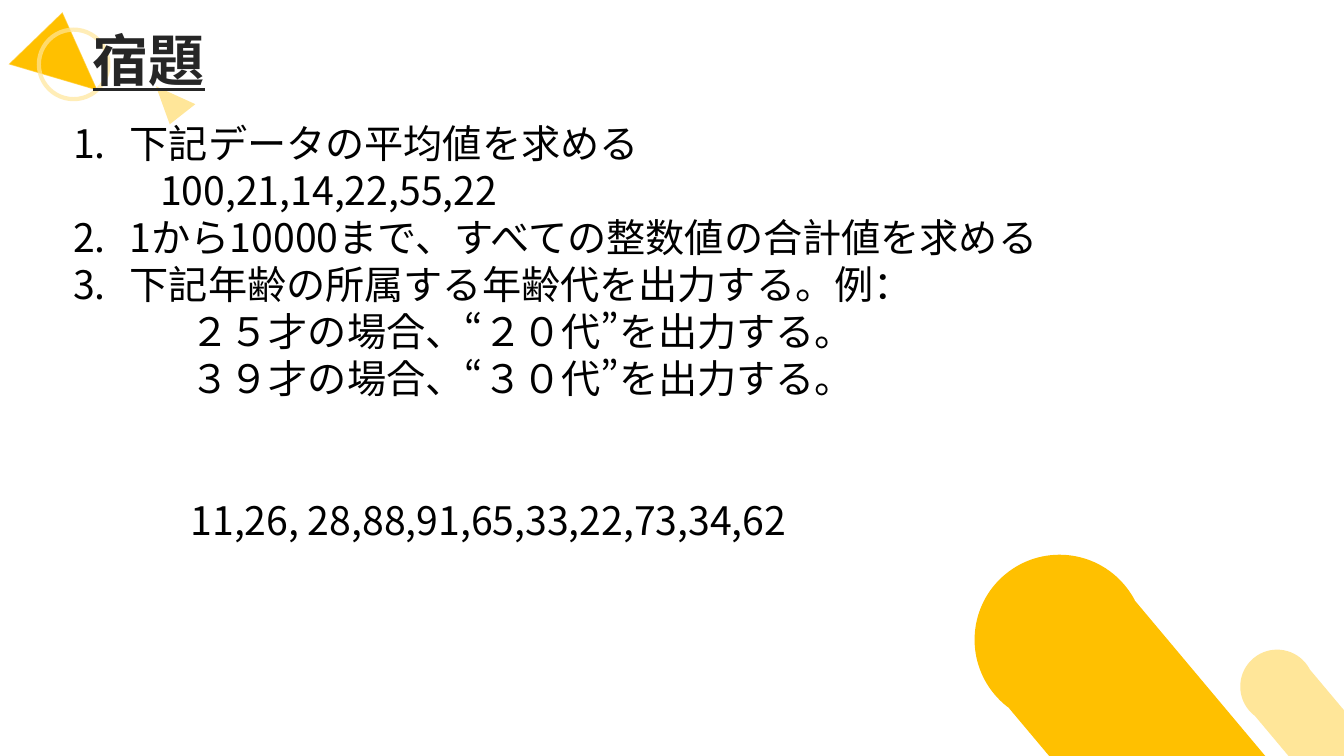
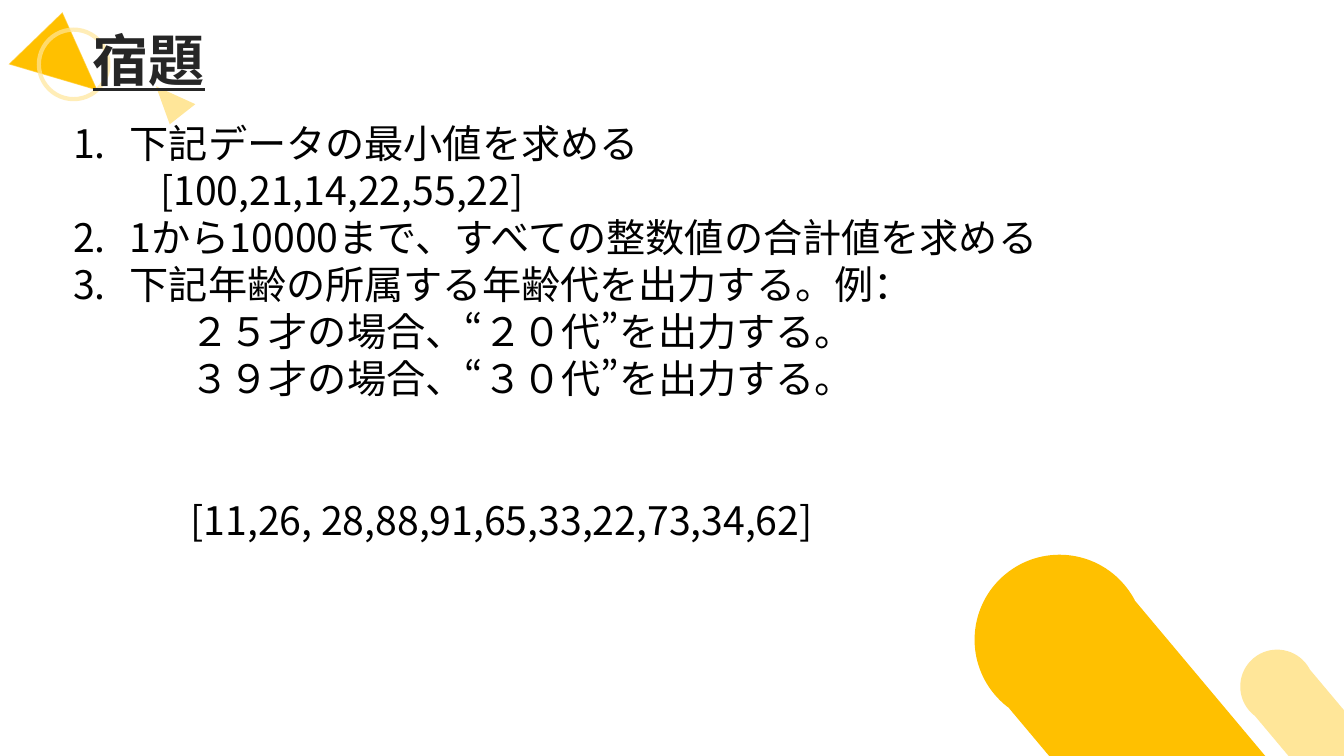
Before and after one commit to gassyou/javascript-course, a slide deck: slide 17 of 01.basic/day3/day03.pptx. Drawn at 1344x756 pixels with LibreOffice and Linux fonts; fonts in the diff are those of the drawing. Boxes give left, top, right and bottom in pixels: in the first picture for what was removed or moved away, otherwise in the second. Text is boxed around its words. In the diff, an @@ line names an element or a change of style, - is before the commit and + after.

```diff
--- a/01.basic/day3/day03.pptx
+++ b/01.basic/day3/day03.pptx
@@ text at [130,118,639,212]: text changed @@
-1. 下記データの平均値を求める
-100,21,14,22,55,22
+1. 下記データの最小値を求める
+[100,21,14,22,55,22]
@@ text at [191,504,812,542]: text changed @@
-11,26, 28,88,91,65,33,22,73,34,62
+[11,26, 28,88,91,65,33,22,73,34,62]
```
Also in this commit, not shown: 8 other files.
